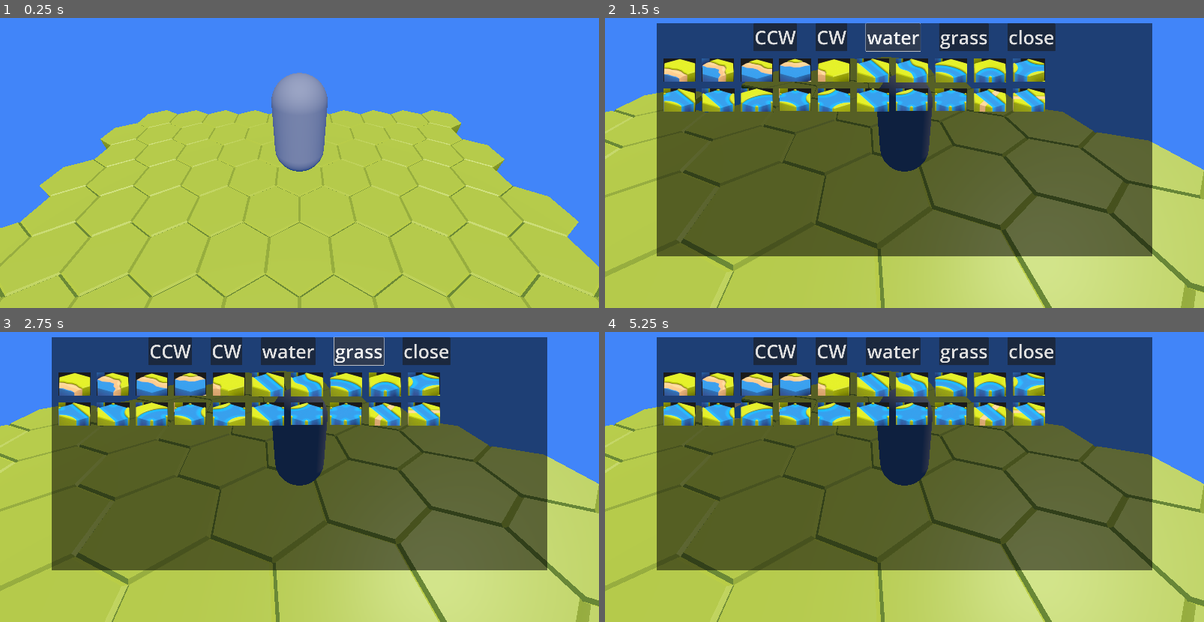
Above: before the commit, frames 1-4 (two rows, left to right).
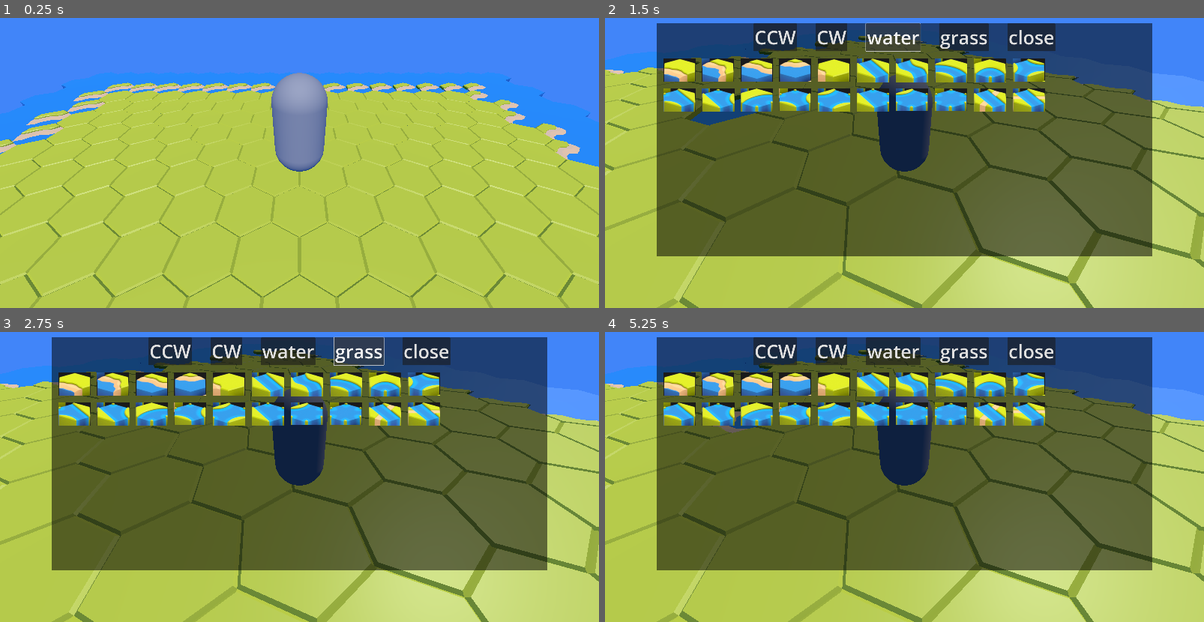
Above: after the commit, the same moments.

Repository: super-goose/hex-terrain
Game: Godot game, scene res://main.tscn
Two runs of this game, one before a commit and one after it. Both use one fixed random seed, a clock stepped at 60 frames per second and the inputs below.
Inputs (mouse positions are in pixels of both pictures, inside the frame that each line leads up to):
- Up to frame 1 (0.25 s): no input
- Up to frame 2 (1.5 s): tap Enter (ui_accept) at 0.5, 0.77 s; move the mouse to (1036, 122) at 0.52 s; hold Right (ui_right) 0.53-1.25 s; click (1036, 122) at 0.67 s; click "water" at 1.25 s
- Up to frame 3 (2.75 s): click "grass" at 2 s
- Up to frame 4 (5.25 s): click "CCW" at 2.75 s; click "CW" at 3.5 s; click (676, 384) at 4.25 s; click (718, 384) at 5 s

The runs differ from the first frame. In frame 1, 28% of the frame differs, in the area x 0-100%, y 18-100%; in frame 2, 17%; in frame 3, 16%; in frame 4, 17%.

Commit message:
tool script is working

Diff:
--- /dev/null
+++ b/controls.tscn
@@ -0,0 +1,21 @@
+[gd_scene format=3 uid="uid://ben0lpg4rudnj"]
+
+[node name="Controls" type="Control"]
+layout_mode = 3
+anchors_preset = 3
+anchor_left = 1.0
+anchor_top = 1.0
+anchor_right = 1.0
+anchor_bottom = 1.0
+offset_left = -40.0
+offset_top = -40.0
+grow_horizontal = 0
+grow_vertical = 0
+
+[node name="MarginContainer" type="MarginContainer" parent="."]
+layout_mode = 0
+offset_right = 40.0
+offset_bottom = 40.0
+
+[node name="Button" type="Button" parent="MarginContainer"]
+layout_mode = 2
--- a/main.gd
+++ b/main.gd
@@ -1,46 +1,13 @@
+#@tool
 extends Node3D
-
-var Tile = preload("res://tile.tscn")
-var tiles = {}
-
-func _ready():
-	for x in range(10):
-		for z in range(10):
-			var z_offset = z * (3 / sqrt(3)) - (15 / sqrt(3))
-			var x_offset = x * 2 - 10
-			if z % 2 == 0:
-				x_offset += 1
-
-			var t = Tile.instantiate()
-			t.position.x = x_offset
-			t.position.z = z_offset
-			$Terrain.add_child(t)
-			#await get_tree().create_timer(.01).timeout
-
-
-func get_neighbors(x, z):
-
-	return[
-		as_coords_key(x-1, z-1),
-		as_coords_key(x, z-1),
-		as_coords_key(x+1, z),
-		as_coords_key(x, z+1),
-		as_coords_key(x-1, z+1),
-		as_coords_key(x-1, z),
-	].map(
-		func _neighbor_map(key):
-			return tiles[key] if tiles.has(key) else null
-	)
-
-func as_coords_key(x, z):
-	return "%s,%s" % [x, z]
 
 '''
 pause, reload, etc
 '''
 func _process(delta):
-	if Input.is_action_just_pressed("utility_reload"):
-		get_tree().reload_current_scene()
+	if not Engine.is_editor_hint():
+		if Input.is_action_just_pressed("utility_reload"):
+			get_tree().reload_current_scene()
 
-	if Input.is_action_just_pressed("ui_cancel"):
-		get_tree().quit()
+		if Input.is_action_just_pressed("ui_cancel"):
+			get_tree().quit()
--- a/main.tscn
+++ b/main.tscn
@@ -1,19 +1,19 @@
-[gd_scene load_steps=6 format=3 uid="uid://cs0jeh0sr1why"]
+[gd_scene load_steps=7 format=3 uid="uid://cs0jeh0sr1why"]
 
 [ext_resource type="Script" path="res://main.gd" id="1_ahtbd"]
-[ext_resource type="PackedScene" uid="uid://uf0821nqs5i0" path="res://tile.tscn" id="1_m1mwb"]
+[ext_resource type="PackedScene" uid="uid://ccychrcyawk24" path="res://terrain.tscn" id="2_rg7bv"]
 [ext_resource type="PackedScene" uid="uid://dagapyttv6wg7" path="res://player.tscn" id="3_8gtyu"]
 [ext_resource type="PackedScene" uid="uid://bfrkmjolspayk" path="res://menu.tscn" id="4_oin7w"]
+[ext_resource type="PackedScene" uid="uid://ben0lpg4rudnj" path="res://controls.tscn" id="5_din6e"]
 
 [sub_resource type="Environment" id="Environment_707ex"]
 
 [node name="Main" type="Node3D"]
 script = ExtResource("1_ahtbd")
 
-[node name="Terrain" type="Node3D" parent="."]
-
-[node name="Tile" parent="Terrain" instance=ExtResource("1_m1mwb")]
-visible = false
+[node name="Terrain" parent="." instance=ExtResource("2_rg7bv")]
+width = 20
+length = 20
 
 [node name="DirectionalLight3D" type="DirectionalLight3D" parent="."]
 transform = Transform3D(1, 0, 0, 0, 0.57629, 0.817245, 0, -0.817245, 0.57629, 0, -4.13054, 0)
@@ -26,3 +26,6 @@
 [node name="HUD" type="CanvasLayer" parent="."]
 
 [node name="Menu" parent="HUD" instance=ExtResource("4_oin7w")]
+
+[node name="Controls" parent="HUD" instance=ExtResource("5_din6e")]
+visible = false
--- a/menu.gd
+++ b/menu.gd
@@ -33,31 +33,21 @@
 	if current_node:
 		current_node.set_type('coast_a')
 
-
-
 func _on_coast_b_button_pressed():
 	if current_node:
 		current_node.set_type('coast_b')
-
-
 
 func _on_coast_c_button_pressed():
 	if current_node:
 		current_node.set_type('coast_c')
 
-
-
 func _on_coast_d_button_pressed():
 	if current_node:
 		current_node.set_type('coast_d')
 
-
-
 func _on_coast_e_button_pressed():
 	if current_node:
 		current_node.set_type('coast_e')
-
-
 
 func _on_river_a_button_pressed():
 	if current_node:
--- a/project.godot
+++ b/project.godot
@@ -12,7 +12,7 @@
 
 config/name="kk-land"
 run/main_scene="res://main.tscn"
-config/features=PackedStringArray("4.2", "Forward Plus")
+config/features=PackedStringArray("4.3", "Forward Plus")
 config/icon="res://icon.svg"
 
 [autoload]
@@ -28,7 +28,7 @@
 
 utility_reload={
 "deadzone": 0.5,
-"events": [Object(InputEventKey,"resource_local_to_scene":fa …(172 unchanged characters)… eycode":82,"key_label":0,"unicode":114,"echo":false,"script":null)
+"events": [Object(InputEventKey,"resource_local_to_scene":fa …(172 unchanged characters)… eycode":82,"key_label":0,"unicode":114,"location":0,"echo":false,"script":null)
 ]
 }
 
--- /dev/null
+++ b/terrain.gd
@@ -0,0 +1,83 @@
+@tool
+extends Node3D
+
+@export var width = 10
+@export var length = 10
+
+var Tile = preload("res://tile.tscn")
+var tiles = {}
+
+func _ready():
+	# define the tiles
+	for x in range(width):
+		for z in range(length):
+			# set base type
+			var type = 'grass'
+
+			# decide if the tile is different
+			# if we are near the edge, make it be water
+			if x < 2 or x > width - 3 or z < 2 || z > length - 3:
+				type = 'water'
+
+			# add tile to `tiles` dict
+			tiles[to_coords_key(x, z)] = { 'type': type, 'rotation': 0, 'coords': { 'x': x, 'z': z } }
+
+	# add the tiles
+	for coord in tiles:
+		add_tile_to_scene(coord, tiles[coord]['type'], tiles[coord]['rotation'])
+
+'''
+add each tile to the scene; determine the type of tile to use,
+based on the neighboring tiles; determine rotation
+'''
+func add_tile_to_scene(coords, type, rot):
+	var modified_type = type
+	var p = from_coords_key(coords)
+	var x = p[0]
+	var z = p[1]
+	var z_offset = z * (3 / sqrt(3)) - ((3 * length / 2) / sqrt(3))
+	var x_offset = x * 2 - width
+	if z % 2 == 0:
+		x_offset += 1
+
+	if type == 'grass':
+		var neighbors = get_neighbors(x, z)
+		var water_neighbors = neighbors.filter(filter__water_tiles)
+		if water_neighbors.size() > 0:
+			print('----------')
+			print(p)
+
+			print(water_neighbors)
+			modified_type = 'coast_c'
+
+	var t = Tile.instantiate()
+	t.position.x = x_offset
+	t.position.z = z_offset
+
+	t.set_type(modified_type)
+	add_child(t)
+
+func filter__water_tiles(ht):
+	if not ht:
+		return false
+	if ht['type'] == 'water':
+		return true
+
+func get_neighbors(x, z):
+	return[
+		to_coords_key(x-1, z-1),
+		to_coords_key(x, z-1),
+		to_coords_key(x+1, z),
+		to_coords_key(x, z+1),
+		to_coords_key(x-1, z+1),
+		to_coords_key(x-1, z),
+	].map(
+		func _neighbor_map(key):
+			return tiles[key] if tiles.has(key) else null
+	)
+
+func to_coords_key(x, z):
+	return "%s,%s" % [x, z]
+
+func from_coords_key(key: String):
+	return Array(key.split(',')).map(func (n): return int(n))
--- /dev/null
+++ b/terrain.tscn
@@ -0,0 +1,10 @@
+[gd_scene load_steps=3 format=3 uid="uid://ccychrcyawk24"]
+
+[ext_resource type="Script" path="res://terrain.gd" id="1_2ujy0"]
+[ext_resource type="PackedScene" uid="uid://uf0821nqs5i0" path="res://tile.tscn" id="1_vnl4g"]
+
+[node name="Terrain" type="Node3D"]
+script = ExtResource("1_2ujy0")
+
+[node name="Tile" parent="." instance=ExtResource("1_vnl4g")]
+visible = false
--- a/tile.gd
+++ b/tile.gd
@@ -1,3 +1,4 @@
+@tool
 extends Node3D
 
 var type = 'grass'
@@ -75,7 +76,7 @@
 		'coast_d':
 			$MeshContainer.add_child(HexCoastD.instantiate())
 		'coast_e':
-			$MeshContainer.add_child(HexCoastD.instantiate())
+			$MeshContainer.add_child(HexCoastE.instantiate())
 		'river_a':
 			$MeshContainer.add_child(HexRiverA.instantiate())
 		'river_a_curvy':
--- a/tile.tscn
+++ b/tile.tscn
@@ -21,4 +21,6 @@
 transform = Transform3D(1, 0, 0, 0, 1, 0, 0, 0, 1, 2.08165e-12, -0.5, 2.08165e-12)
 shape = SubResource("CylinderShape3D_s2vcx")
 
+[node name="Decoration" type="Node3D" parent="."]
+
 [connection signal="input_event" from="StaticBody3D" to="." method="_on_static_body_3d_input_event"]
